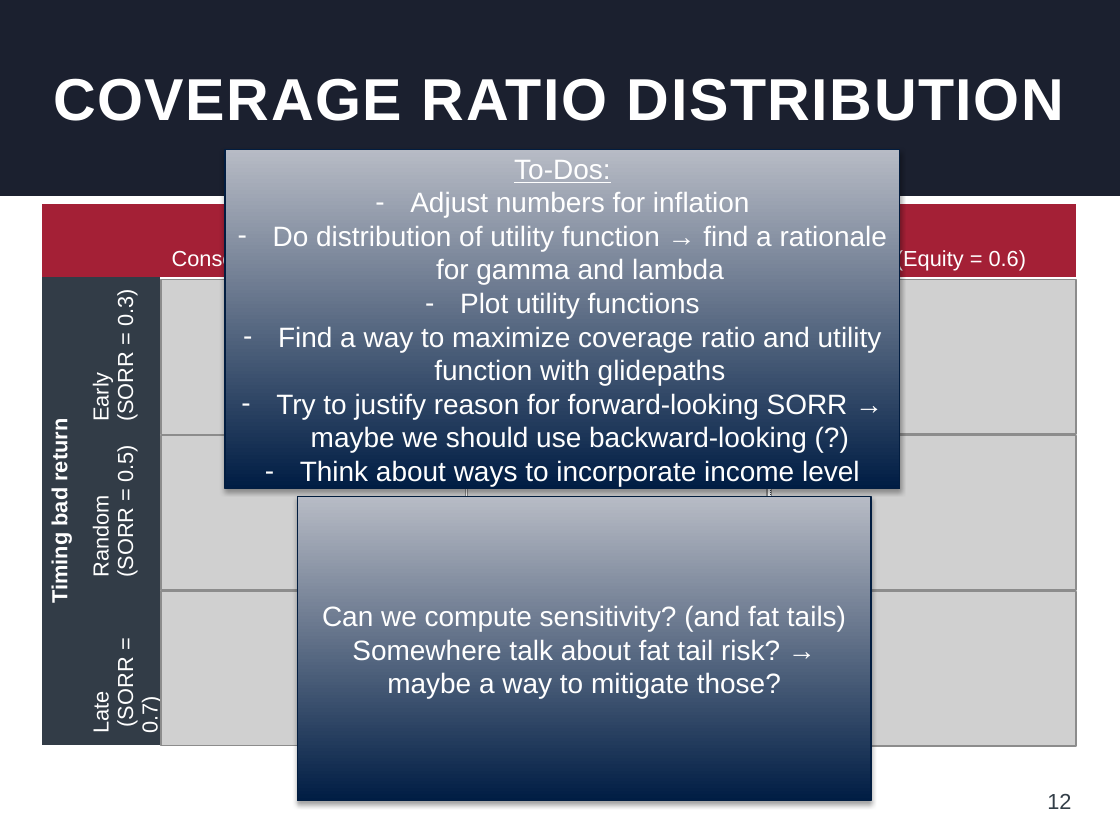
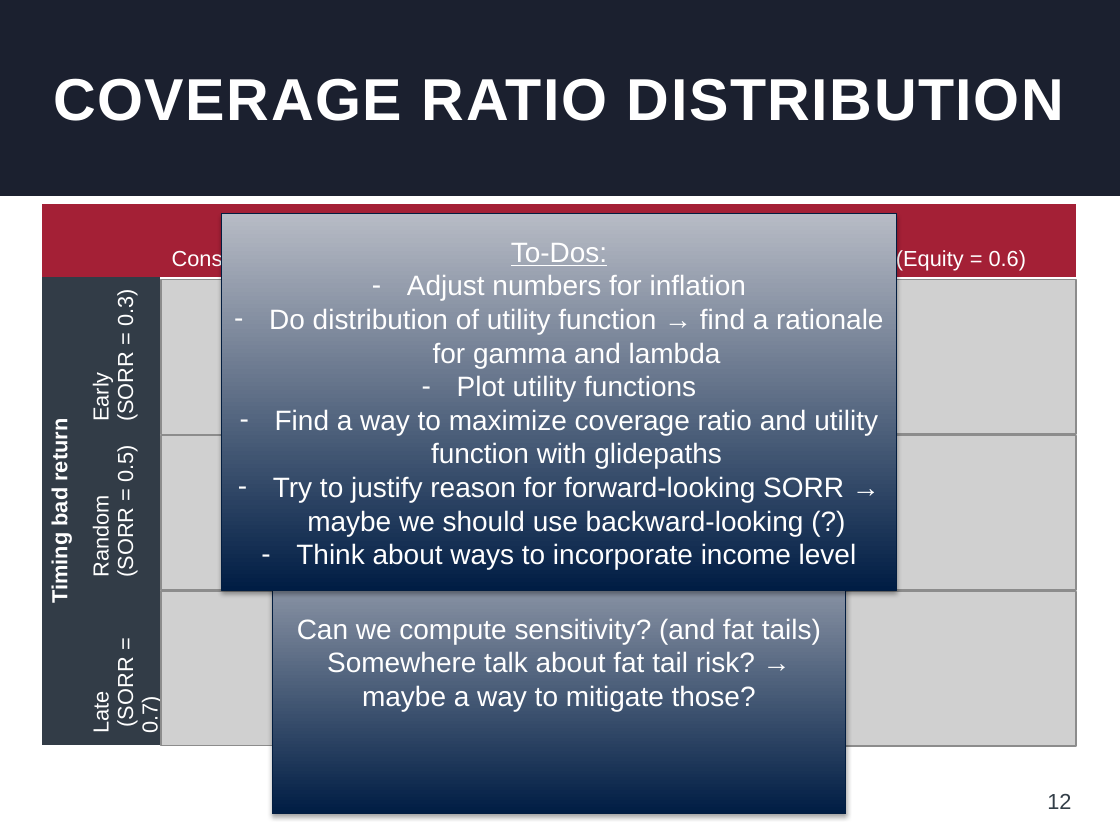
Before and after one commit to hermannviktor/15.451-Proseminar-IM, a slide deck: slide 12 of PPT_Presentation_v3.pptx. Drawn at 1120x840 pixels with LibreOffice and Linux fonts; fonts in the diff are those of the drawing; grey boxes stand for pictures; background and template pictures are left out. Boxes give left, top, right and bottom in pixels: in the first picture for what was removed or moved away, otherwise in the second. Text is boxed around its words. In the diff, an @@ line names an element or a change of style, - is before the commit and + after.

```diff
--- a/PPT_Presentation_v3.pptx
+++ b/PPT_Presentation_v3.pptx
@@ rectangle "To-Dos:": place and size @@
-rectangle "To-Dos:" at [225,150,900,489]
+rectangle "To-Dos:" at [222,214,897,590]
@@ rectangle "Can we compute sensitivity? (and ...": place and size @@
-rectangle "Can we compute sensitivity? (and ..." at [298,496,871,801]
+rectangle "Can we compute sensitivity? (and ..." at [272,510,846,814]
```
Also in this commit, not shown: 2 other files.
